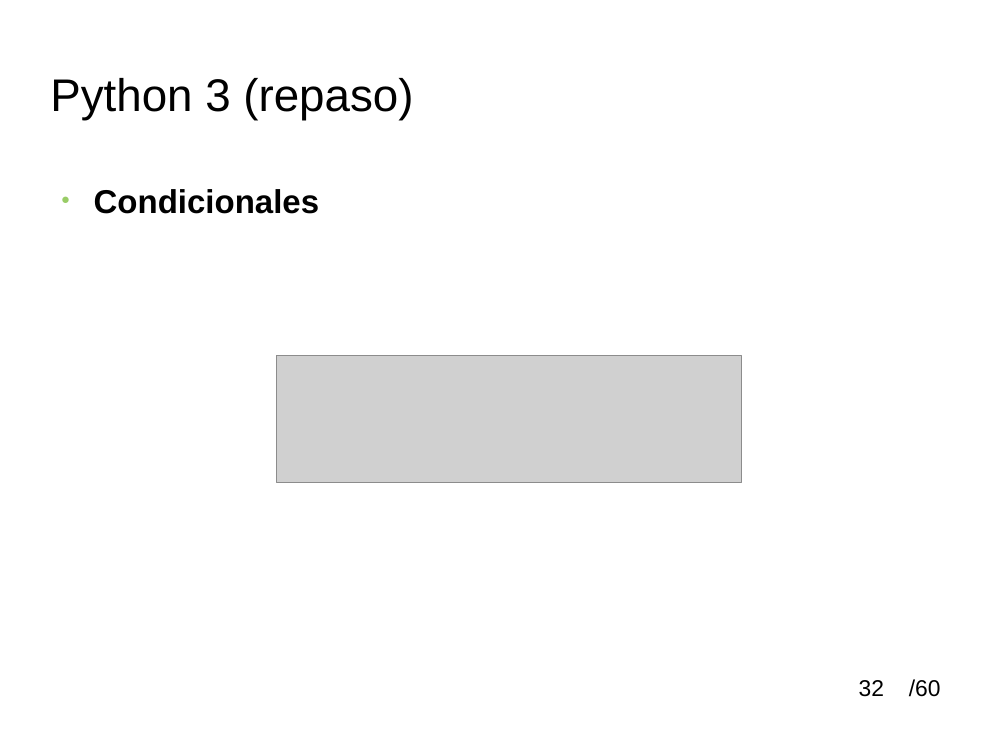
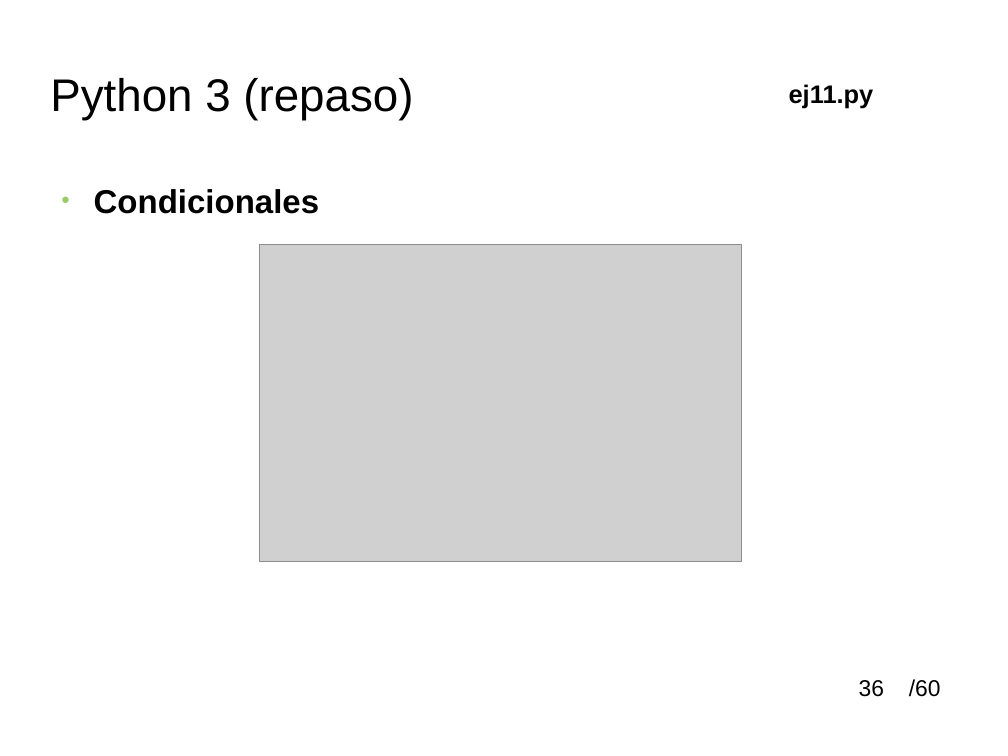
Before and after one commit to soa32123/cursoBasicoPythonSOM, a slide deck: slide 36 of material/python_tutoria_1smr.odp (slide 32 before the commit). Drawn at 1008x756 pixels with LibreOffice and Linux fonts; fonts in the diff are those of the drawing; grey boxes stand for pictures; background and template pictures are left out. Boxes give left, top, right and bottom in pixels: in the first picture for what was removed or moved away, otherwise in the second. Text is boxed around its words. In the diff, an @@ line names an element or a change of style, - is before the commit and + after.

```diff
--- a/material/python_tutoria_1smr.odp
+++ b/material/python_tutoria_1smr.odp
@@ text added at (789,84,874,108), 20 pt, text #000000, bold @@
+ej11.py
@@ picture: place and size @@
-picture at (277,356,742,482)
+picture at (260,245,742,562)
@@ page number at (859,680,884,697): text changed @@
-32
+36
```
Also in this commit, not shown: 24 other slides changed, 4 other files.
